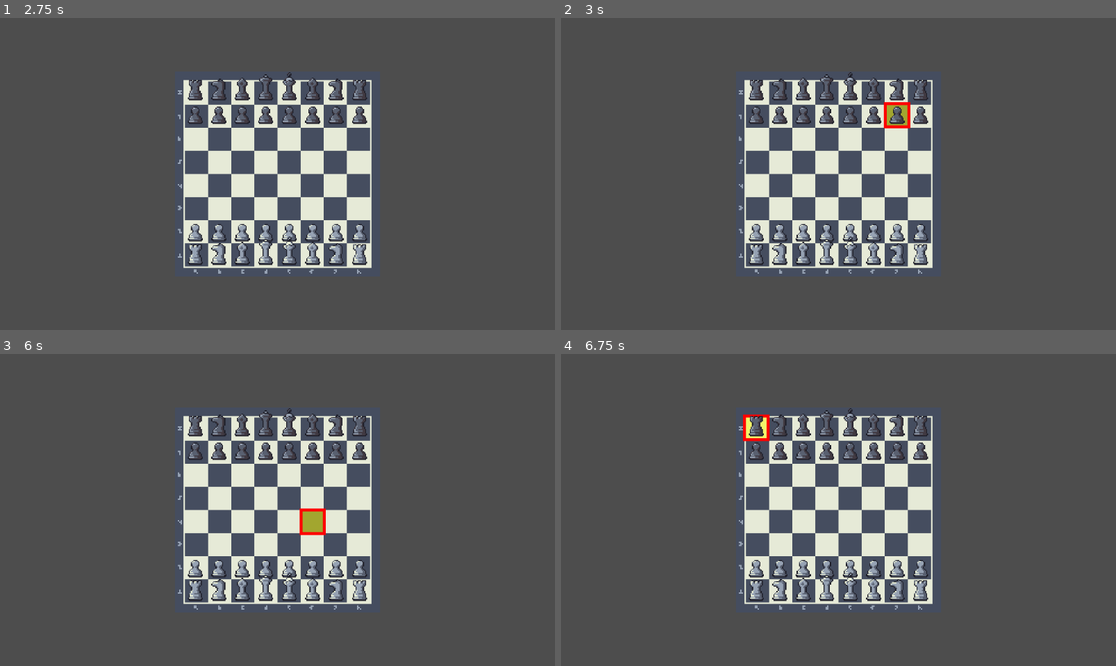
Above: before the commit, frames 1-4 (two rows, left to right).
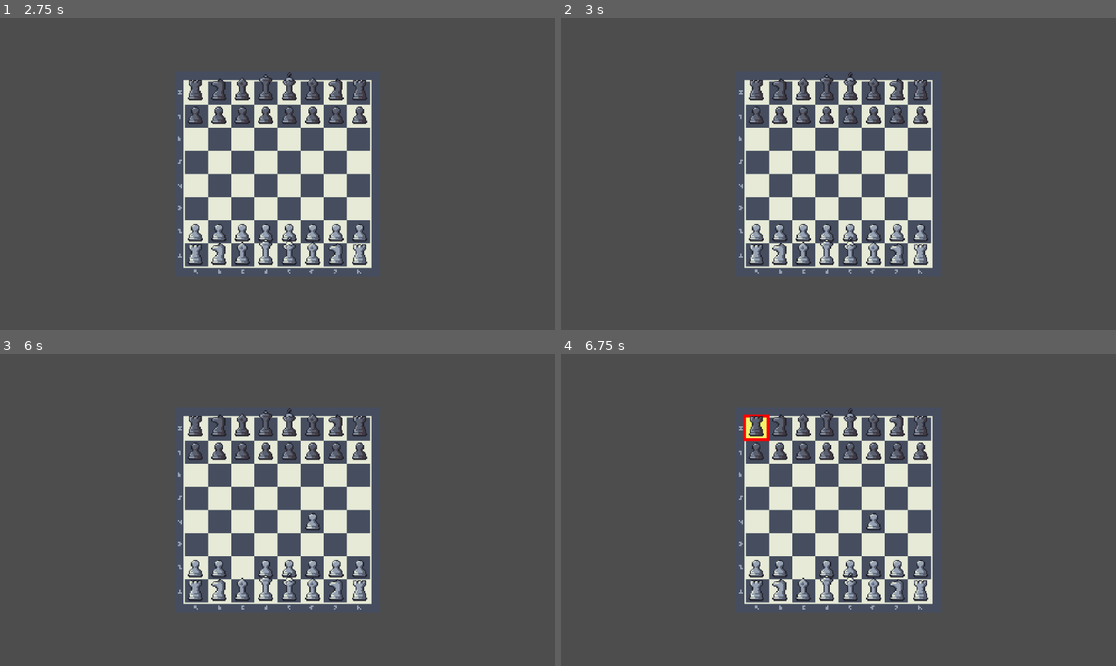
Above: after the commit, the same moments.

Repository: Ataik7/ajedrez
Game: Godot game, scene res://Scenes/main_menu.tscn
Two runs of this game, one before a commit and one after it. Both use one fixed random seed, a clock stepped at 60 frames per second and the inputs below.
Inputs (mouse positions are in pixels of both pictures, inside the frame that each line leads up to):
- Up to frame 1 (2.75 s): click "Start game" at 0.5 s; tap Enter at 1.25 s; move the mouse to (399, 158) at 1.27 s; click (399, 158) at 1.42 s; tap Space at 2 s; move the mouse to (166, 189) at 2.02 s; click (166, 189) at 2.17 s
- Up to frame 2 (3 s): tap Enter at 2.75 s; move the mouse to (894, 105) at 2.77 s; click (894, 105) at 2.92 s
- Up to frame 3 (6 s): tap Space at 3.5, 5 s; move the mouse to (249, 572) at 3.52 s; click (249, 572) at 3.67 s; tap Enter at 4.25 s; move the mouse to (444, 556) at 4.27 s; click (444, 556) at 4.42 s; move the mouse to (111, 463) at 5.02 s; click (111, 463) at 5.17 s; move the mouse to (305, 510) at 5.77 s; click (305, 510) at 5.92 s
- Up to frame 4 (6.75 s): move the mouse to (755, 432) at 6.52 s; click (755, 432) at 6.67 s

Frame 1 is identical in both runs. In frame 2, 0.3% of the frame differs, in the area x 58-63%, y 26-36%; in frame 3, 0.5%, in the area x 42-59%, y 49-72%; in frame 4, 0.2%.

Commit message:
Implementar logica de juego: Movimiento de piezas (teletransporte), seleccion y sistema de turnos

Diff:
--- a/ajedrez/Scenes/chess.gd
+++ b/ajedrez/Scenes/chess.gd
@@ -4,15 +4,16 @@
 @onready var marker_init: Marker2D = $MarkerInit
 @onready var marker_fin: Marker2D = $MarkerFin
 
-# 1. ESCALA: Bajar esto si se ven gigantes
+# 1. ESCALA
 @export var tamano_pieza : float = 0.75
 
-# 2. ALTURA: Subir o bajar las piezas sin mover los markers
+# 2. ALTURA
 @export var ajuste_altura : float = -6.0
 
 const BOARD_SIZE = 8
 const TEXTURE_HOLDER = preload("uid://dii7eldo2i30")
 
+# Texturas
 const B_BISHOP = preload("uid://cysffjfe1h2s0")
 const B_KING = preload("uid://b6usr5pro2tmv")
 const B_KNIGHT = preload("uid://b8varfok64wfy")
@@ -27,20 +28,16 @@
 const W_ROOK = preload("uid://dfjihaicpkbir")
 
 @onready var pieces: Node2D = $Pieces
-@onready var dots: Node2D = $Dots
-@onready var turn: Sprite2D = $Turn
 
 var board : Array
-var white : bool
-var state : bool
-var moves = []
-var selected_piece : Vector2
-var debug_rect : Rect2 # Variable para guardar el dibujo
+var white : bool = true # TRUE = Turno Blancas, FALSE = Turno Negras
+var selected_piece : Vector2 = Vector2(-1, -1) # (-1,-1) significa nada seleccionado
+var debug_rect : Rect2
 
 func _ready() -> void:
-	# Importante: Activar ordenamiento Y para que se tapen bien
 	pieces.y_sort_enabled = true
 
+	# Inicializar tablero
 	board.append([4, 2, 3, 5, 6, 3, 2, 4])
 	board.append([1, 1, 1, 1, 1, 1, 1, 1])
 	board.append([0, 0, 0, 0, 0, 0, 0, 0])
@@ -50,6 +47,8 @@
 	board.append([-1, -1, -1, -1, -1, -1, -1, -1])
 	board.append([-4, -2, -3, -5, -6, -3, -2, -4])
 
+	print("--- INICIO DEL JUEGO: Turno Blancas ---")
+
 	await get_tree().process_frame
 	display_board()
 
@@ -58,61 +57,100 @@
 
 		var mouse_pos = to_local(get_global_mouse_position())
 
-		# --- LÓGICA DE BORDES (FLOOR) ---
-		# Usamos esta porque tus markers están en las esquinas del tablero
+		# --- LÓGICA DE DETECCIÓN (Markers en esquinas) ---
 		var min_x = marker_init.position.x
 		var max_x = marker_fin.position.x
 		var min_y = marker_init.position.y
 		var max_y = marker_fin.position.y
 
-		# Verificar si estamos dentro del tablero
 		if mouse_pos.x < min_x or mouse_pos.x > max_x or mouse_pos.y < min_y or mouse_pos.y > max_y:
+			return # Clic fuera
+
+		var size_x = (max_x - min_x) / BOARD_SIZE
+		var size_y = (max_y - min_y) / BOARD_SIZE
+
+		var grid_x = floor((mouse_pos.x - min_x) / size_x)
+		var visual_row = floor((mouse_pos.y - min_y) / size_y)
+		var grid_y = (BOARD_SIZE - 1) - visual_row
+
+		# Seguridad de rango
+		if grid_x < 0 or grid_x >= BOARD_SIZE or grid_y < 0 or grid_y >= BOARD_SIZE:
 			return
 
-		# Calculamos tamaño de casilla (Total / 8)
-		var ancho_total = max_x - min_x
-		var alto_total = max_y - min_y
+		# --- LÓGICA DE JUEGO ---
+		var pieza_clicada = board[grid_y][grid_x]
 
-		var size_x = ancho_total / BOARD_SIZE
-		var size_y = alto_total / BOARD_SIZE
+		# CASO A: No tengo nada seleccionado -> Intento seleccionar
+		if selected_piece == Vector2(-1, -1):
+			if pieza_clicada == 0:
+				return # Clic en aire
 
-		# Fórmulas de Grid
-		var grid_x = floor((mouse_pos.x - min_x) / size_x)
-		var visual_row = floor((mouse_pos.y - min_y) / size_y)
-		var grid_y = (BOARD_SIZE - 1) - visual_row # Invertir Y
+			# Validar turno
+			if white and pieza_clicada < 0:
+				print("🚫 Turno de BLANCAS. No toques las negras.")
+				return
+			if not white and pieza_clicada > 0:
+				print("🚫 Turno de NEGRAS. No toques las blancas.")
+				return
 
-		# Seguridad
-		if grid_x >= 0 and grid_x < BOARD_SIZE and grid_y >= 0 and grid_y < BOARD_SIZE:
-			var id = board[grid_y][grid_x]
-			print("Clic: ", grid_x, ", ", grid_y, " | ID: ", id)
+			# Seleccionar
+			selected_piece = Vector2(grid_x, grid_y)
+			print("Seleccionada: ", selected_piece)
+			actualizar_debug(grid_x, visual_row, size_x, size_y)
 
-			if id != 0:
+		# CASO B: Ya tengo algo seleccionado -> Intento mover o cambiar
+		else:
+			# Si hago clic en otra pieza -> Cambio la selección
+			if (white and pieza_clicada > 0) or (not white and pieza_clicada < 0):
 				selected_piece = Vector2(grid_x, grid_y)
+				print("Cambio de selección: ", selected_piece)
+				actualizar_debug(grid_x, visual_row, size_x, size_y)
+				return
 
-			# --- DIBUJAR DEBUG ---
-			var draw_x = min_x + (grid_x * size_x)
-			var draw_y = min_y + (visual_row * size_y)
-			debug_rect = Rect2(draw_x, draw_y, size_x, size_y)
+			# Si hago clic en vacío o enemigo -> mover (Teletransporte por ahora)
+			print("Moviendo de ", selected_piece, " a ", Vector2(grid_x, grid_y))
+
+			# 1. Mover datos en el array
+			var pieza_a_mover = board[selected_piece.y][selected_piece.x]
+			board[grid_y][grid_x] = pieza_a_mover # Poner en destino
+			board[selected_piece.y][selected_piece.x] = 0 # Borrar de origen
+
+			# 2. Resetear selección y Cambiar turno
+			selected_piece = Vector2(-1, -1)
+			debug_rect = Rect2(0,0,0,0) # Borrar cuadrado amarillo
 			queue_redraw()
 
+			white = !white # Invertir turno
+			if white: print("--- Turno BLANCAS ---")
+			else: print("--- Turno NEGRAS ---")
+
+			# 3. Actualizar visuales
+			display_board()
+
+# Función auxiliar para dibujar el cuadrado amarillo
+func actualizar_debug(gx, visual_r, sx, sy):
+	var min_x = marker_init.position.x
+	var min_y = marker_init.position.y
+	var draw_x = min_x + (gx * sx)
+	var draw_y = min_y + (visual_r * sy)
+	debug_rect = Rect2(draw_x, draw_y, sx, sy)
+	queue_redraw()
+
 func _draw():
-	# Dibuja un cuadrado amarillo transparente donde hiciste clic
 	if debug_rect.size.x > 0:
-		draw_rect(debug_rect, Color(1, 1, 0, 0.5), true) # Relleno amarillo
-		draw_rect(debug_rect, Color(1, 0, 0, 1), false, 2.0) # Borde rojo
+		draw_rect(debug_rect, Color(1, 1, 0, 0.5), true)
+		draw_rect(debug_rect, Color(1, 0, 0, 1), false, 2.0)
 
 func display_board():
 	for child in pieces.get_children():
 		child.queue_free()
 
-	# Calculamos cuánto mide UNA casilla automáticamente (Ancho Total / 8)
 	var ancho_total = marker_fin.position.x - marker_init.position.x
 	var alto_total = marker_fin.position.y - marker_init.position.y
 
 	var size_x = ancho_total / BOARD_SIZE
 	var size_y = alto_total / BOARD_SIZE
 
-	# Offset para centrar la pieza (mitad del tamaño de la casilla)
 	var centro_x = size_x / 2
 	var centro_y = size_y / 2
 
@@ -125,10 +163,7 @@
 			holder.y_sort_enabled = true
 			holder.scale = Vector2(tamano_pieza, tamano_pieza)
 
-			# LÓGICA DE POSICIÓN: Origen + (Columna * Tamaño) + Mitad para centrar
 			var pos_x = marker_init.position.x + (j * size_x) + centro_x
-
-			# Para la Y, invertimos la fila visual porque i=0 (Blancas) están abajo
 			var fila_visual = (BOARD_SIZE - 1) - i
 			var pos_y = marker_init.position.y + (fila_visual * size_y) + centro_y
 
